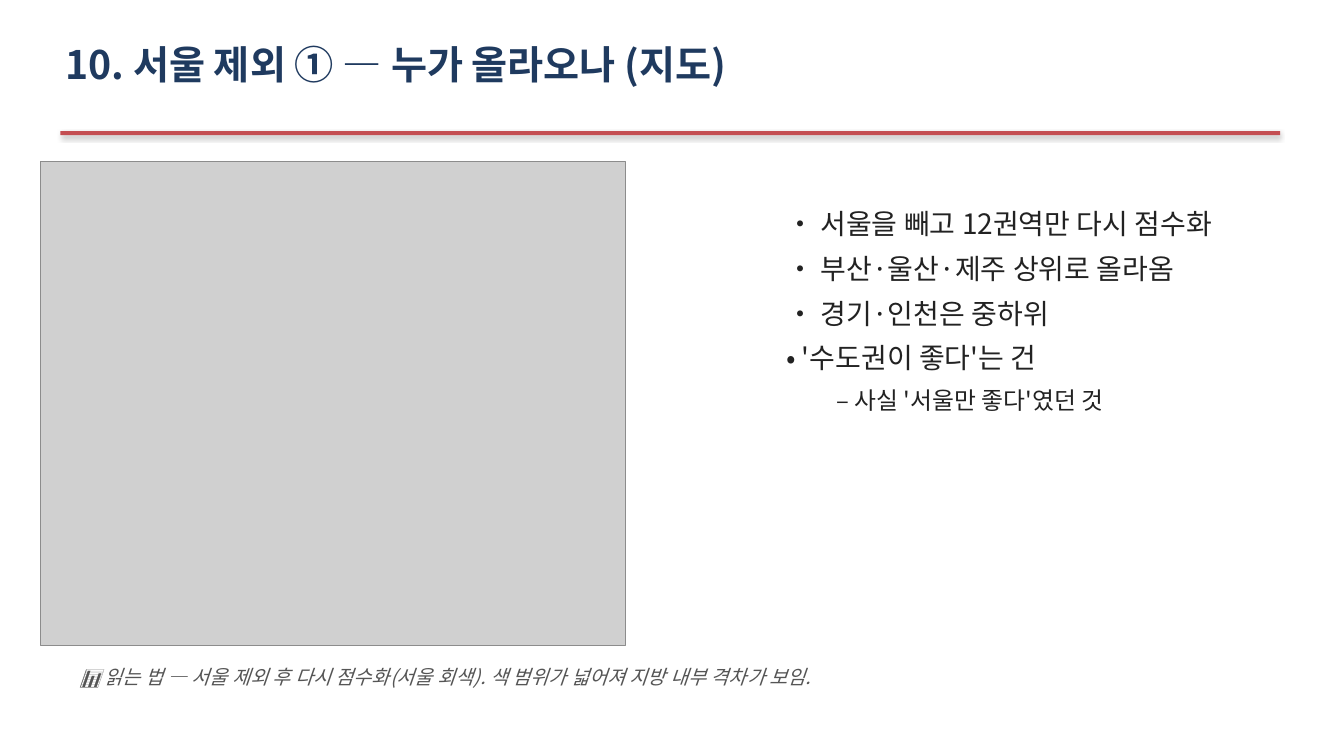
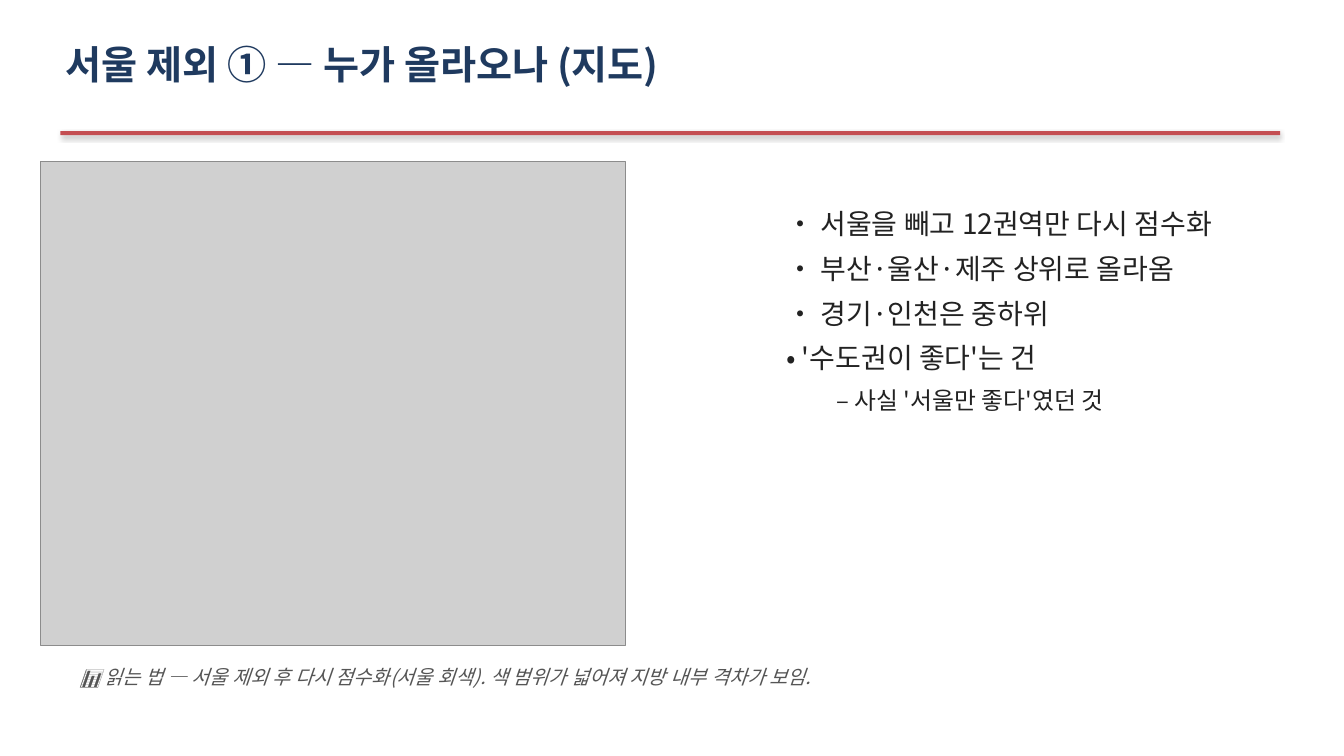
Before and after one commit to Allenkeem/llai-project, a slide deck: slide 16 of reports/발표자료.pptx. Drawn at 1344x756 pixels with LibreOffice and Linux fonts; fonts in the diff are those of the drawing; grey boxes stand for pictures. Boxes give left, top, right and bottom in pixels: in the first picture for what was removed or moved away, otherwise in the second. Text is boxed around its words. In the diff, an @@ line names an element or a change of style, - is before the commit and + after.

```diff
--- a/reports/발표자료.pptx
+++ b/reports/발표자료.pptx
@@ text at box(65, 45, 659, 87): text changed @@
-10. 서울 제외 ① — 누가 올라오나 (지도)
+서울 제외 ① — 누가 올라오나 (지도)
```
Also in this commit, not shown: 16 other slides changed.
